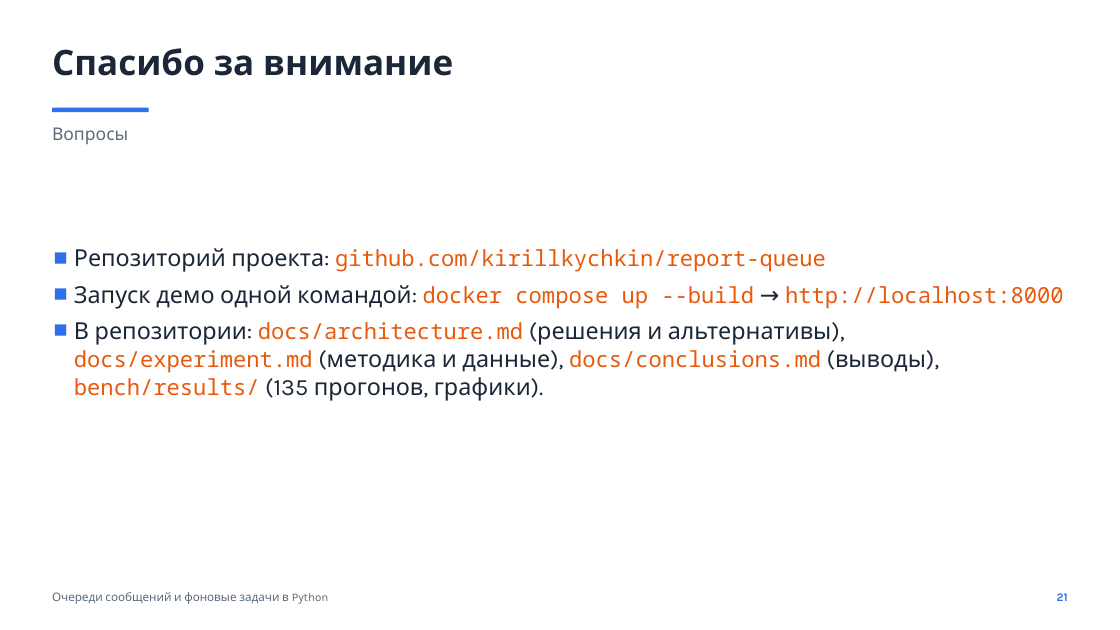
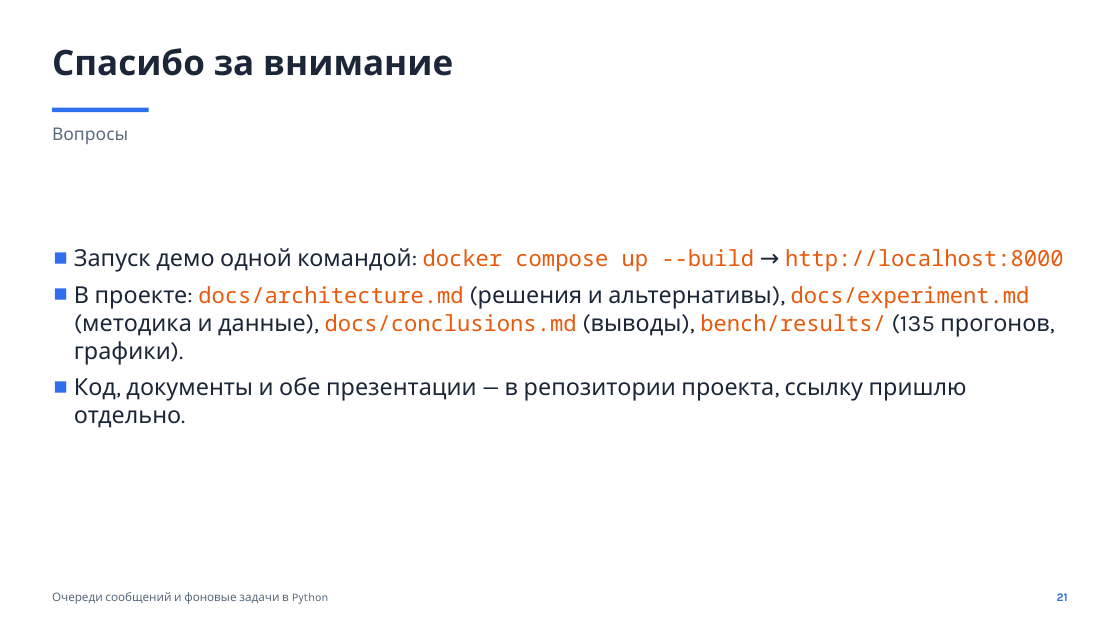
Before and after one commit to kirillkychkin/report-queue, a slide deck: slide 21 of slides/talk.pptx. Drawn at 1120x630 pixels with LibreOffice and Linux fonts; fonts in the diff are those of the drawing. Boxes give left, top, right and bottom in pixels: in the first picture for what was removed or moved away, otherwise in the second. Text is boxed around its words. In the diff, an @@ line names an element or a change of style, - is before the commit and + after.

```diff
--- a/slides/talk.pptx
+++ b/slides/talk.pptx
@@ text at (74,248,826,272): paragraph removed @@
-■ Репозиторий проекта: github.com/kirillkychkin/report-queue
@@ text at (74,286,1050,401): text changed @@
-■ В репозитории: docs/architecture.md (решения и альтернативы), docs/experiment.md (методика и данные), docs/conclusions.md (выводы), bench/results/ (135 прогонов, графики).
+■ В проекте: docs/architecture.md (решения и альтернативы), docs/experiment.md (методика и данные), docs/conclusions.md (выводы), bench/results/ (135 прогонов, графики).
+■ Код, документы и обе презентации — в репозитории проекта, ссылку пришлю отдельно.
```
Also in this commit, not shown: 1 other slide changed, 3 other files.
